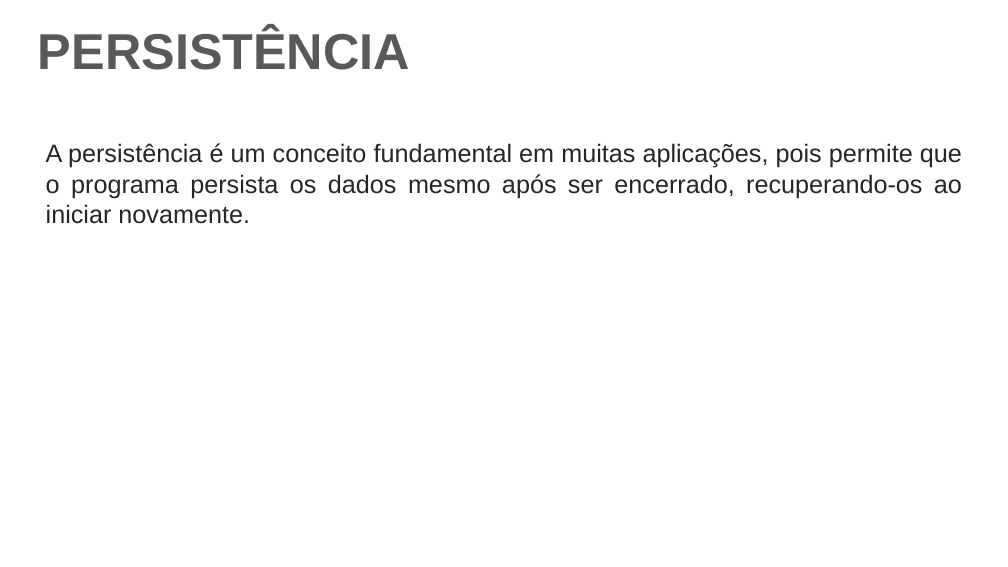
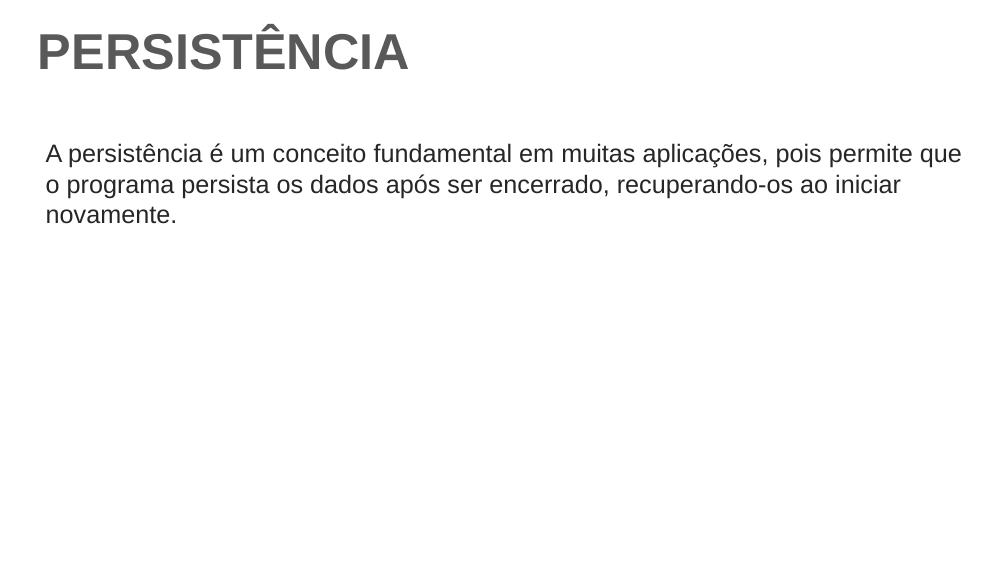
Before and after one commit to DeehSlash/apresentacao-jpa, a slide deck: slide 3 of Apresentação.pptx. Drawn at 1008x567 pixels with LibreOffice and Linux fonts; fonts in the diff are those of the drawing; background and template pictures are left out. Boxes give left, top, right and bottom in pixels: in the first picture for what was removed or moved away, otherwise in the second. Text is boxed around its words. In the diff, an @@ line names an element or a change of style, - is before the commit and + after.

```diff
--- a/Apresentação.pptx
+++ b/Apresentação.pptx
@@ text at box(46, 143, 962, 224): text changed @@
-A persistência é um conceito fundamental em muitas aplicações, pois permite que o programa persista os dados mesmo após ser encerrado, recuperando-os ao iniciar novamente.
+A persistência é um conceito fundamental em muitas aplicações, pois permite que o programa persista os dados após ser encerrado, recuperando-os ao iniciar
+novamente.
```
Also in this commit, not shown: 5 other slides changed.
